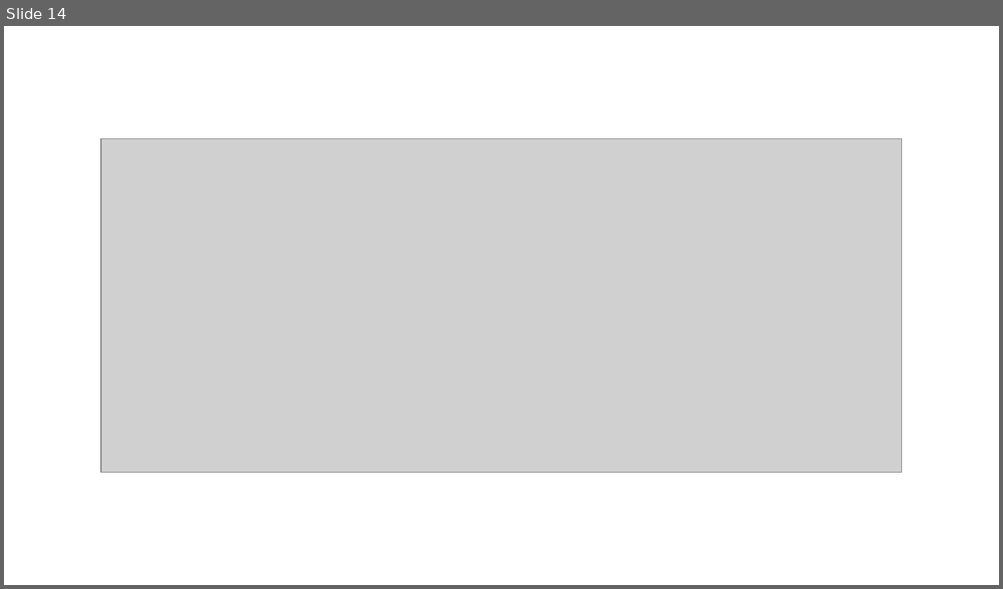
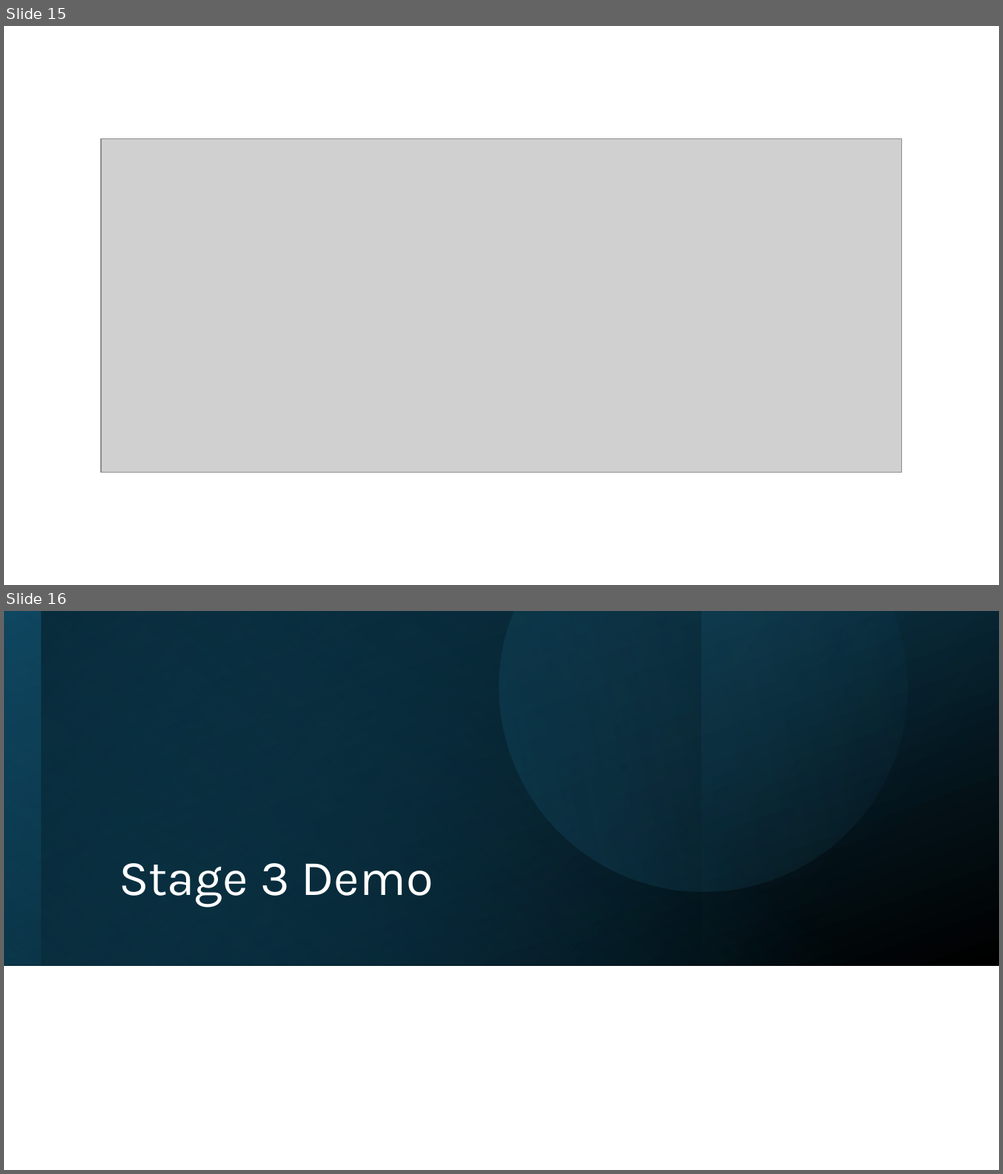
Before and after one commit to trilokiDA/parking_space_reservation_chatbot, a slide deck: Chatbot-parking sapce reservation.pptx. Shown one above the other, each under a label of ours: slide 14 before the commit, slides 15 and 16 after it. The pictures are 1003x589 and 1003x1174 pixels, drawn with LibreOffice and Linux fonts; fonts in the diff are those of the drawing; grey boxes stand for pictures. Boxes give left, top, right and bottom in pixels: in the first picture for what was removed or moved away, otherwise in the second. Text is boxed around its words. In the diff, an @@ line names an element or a change of style, - is before the commit and + after.

Commit message:
stage3 ppt

```diff
--- a/Chatbot-parking sapce reservation.pptx
+++ b/Chatbot-parking sapce reservation.pptx
@@ slide 16 added at box(4, 611, 999, 1170), background #FFFFFF @@
@@ rectangle added at box(4, 611, 999, 966), fill gradient #104862 to #000000 @@
@@ rectangle added at box(4, 611, 998, 965), fill gradient #156082 to #104862 @@
@@ rectangle added at box(4, 611, 701, 966), fill gradient #0B3041 to #000000 @@
@@ rectangle added at box(40, 611, 999, 966), fill gradient #156082 to #000000 @@
@@ freeform shape added at box(427, 611, 958, 964), fill gradient #156082 to #46B1E1 @@
@@ title added at box(119, 863, 433, 908), 48 pt, text #FFFFFF @@
+Stage 3 Demo
@@ what was slide 14 is now slide 15 @@
```
Also in this commit, not shown: 1 slide changed, 7 other slides added.
